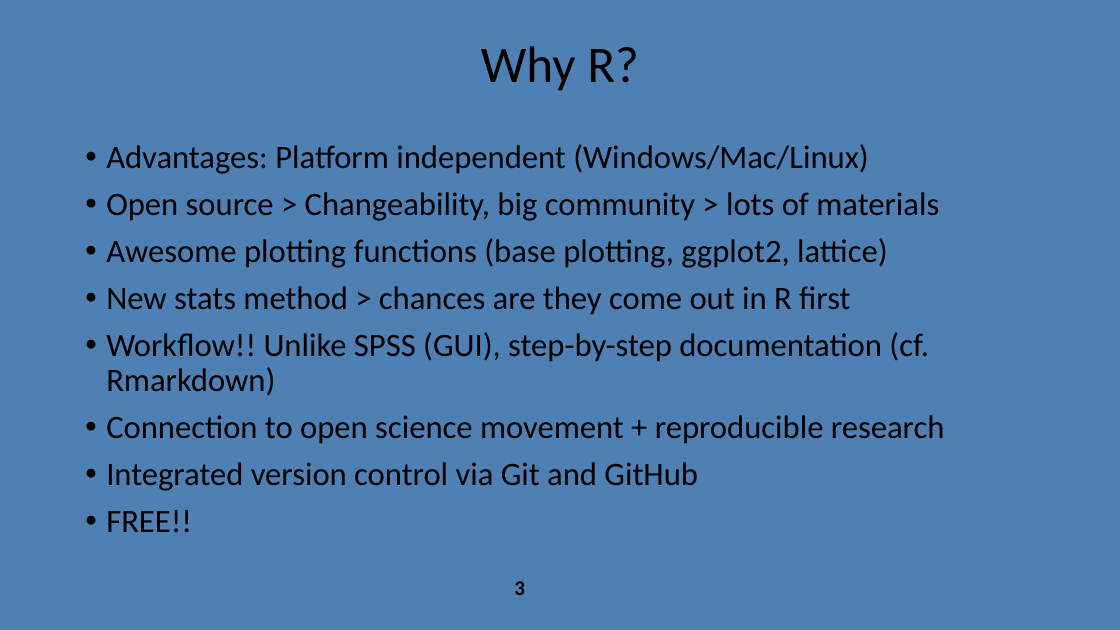
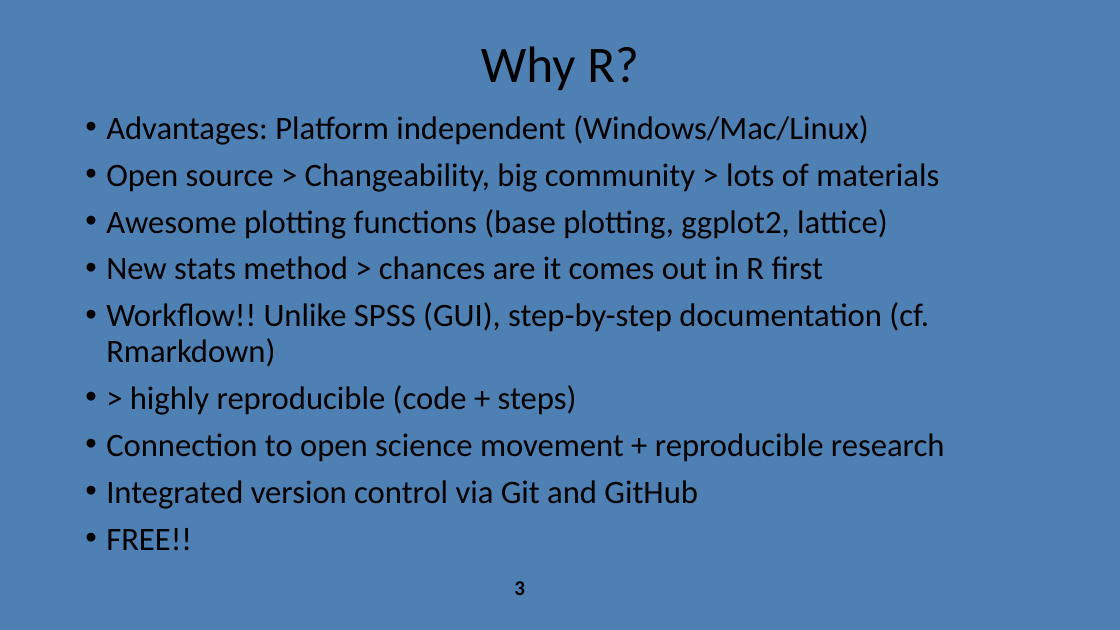
Before and after one commit to Primesty/WhyR, a slide deck: slide 3 of WhyR.pptx. Drawn at 1120x630 pixels with LibreOffice and Linux fonts; fonts in the diff are those of the drawing; background and template pictures are left out. Boxes give left, top, right and bottom in pixels: in the first picture for what was removed or moved away, otherwise in the second. Text is boxed around its words. In the diff, an @@ line names an element or a change of style, - is before the commit and + after.

Commit message:
Minor changes

```diff
--- a/WhyR.pptx
+++ b/WhyR.pptx
@@ text "Advantages: Platform independent (Windows/Mac/Linux)": place and size @@
-text "Advantages: Platform independent (Windows/Mac/Linux)" at [106, 144, 945, 532]
+text "Advantages: Platform independent (Windows/Mac/Linux)" at [106, 115, 945, 550]
@@ text at [106, 256, 823, 279]: text changed @@
-• New stats method > chances are they come out in R first
+• New stats method > chances are it comes out in R first
@@ text at [130, 385, 577, 415]: paragraph added @@
+• > highly reproducible (code + steps)
```
